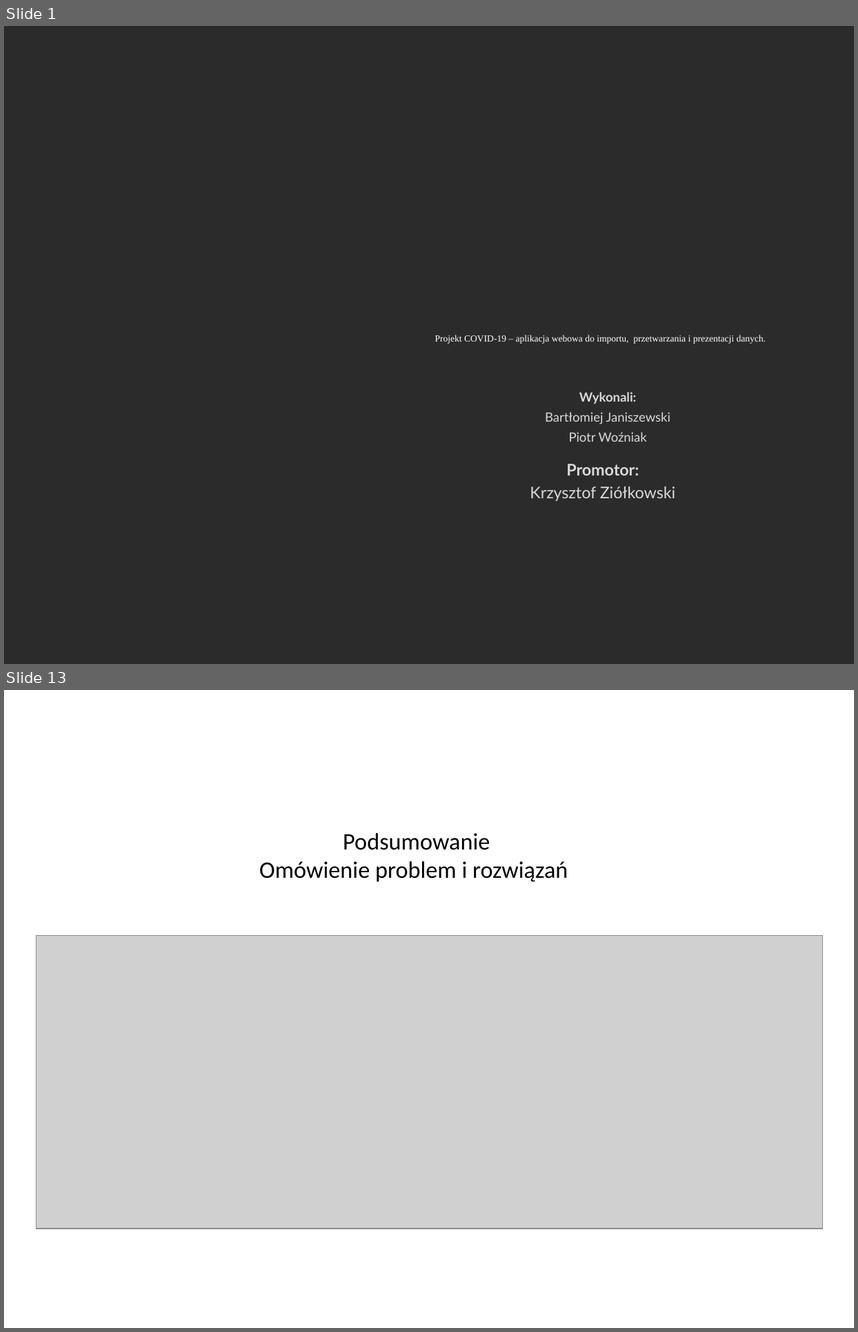
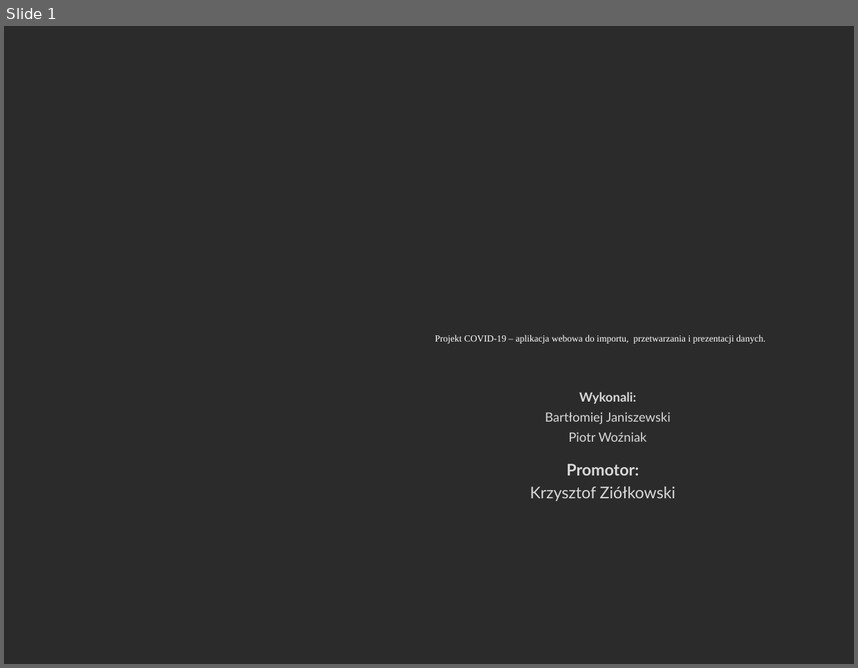
Before and after one commit to janiszewskibartlomiej/COVID-19-Thesis-Postgraduate_studies_on_WSB, a slide deck: docs/WSB_prezentacja_pracy_dyplomowej.pptx. Shown one above the other, each under a label of ours: slides 1 and 13 before the commit, slide 1 after it; the slides between them are not shown. The pictures are 858x1332 and 858x668 pixels, drawn with LibreOffice and Linux fonts; fonts in the diff are those of the drawing; grey boxes stand for pictures; background and template pictures are left out; a plain dark background stands for a picture behind light text. Boxes give left, top, right and bottom in pixels: in the first picture for what was removed or moved away, otherwise in the second. Text is boxed around its words. In the diff, an @@ line names an element or a change of style, - is before the commit and + after.

```diff
--- a/docs/WSB_prezentacja_pracy_dyplomowej.pptx
+++ b/docs/WSB_prezentacja_pracy_dyplomowej.pptx
@@ slide 13 removed at [4,690,854,1328], background picture (left out) @@
@@ text removed at [259,833,568,882] @@
-Podsumowanie
-Omówienie problem i rozwiązań
@@ picture removed at [36,935,822,1228] @@
```
Also in this commit, not shown: 7 slides changed, 6 slides added, 3 other slides removed, 1 other file.
